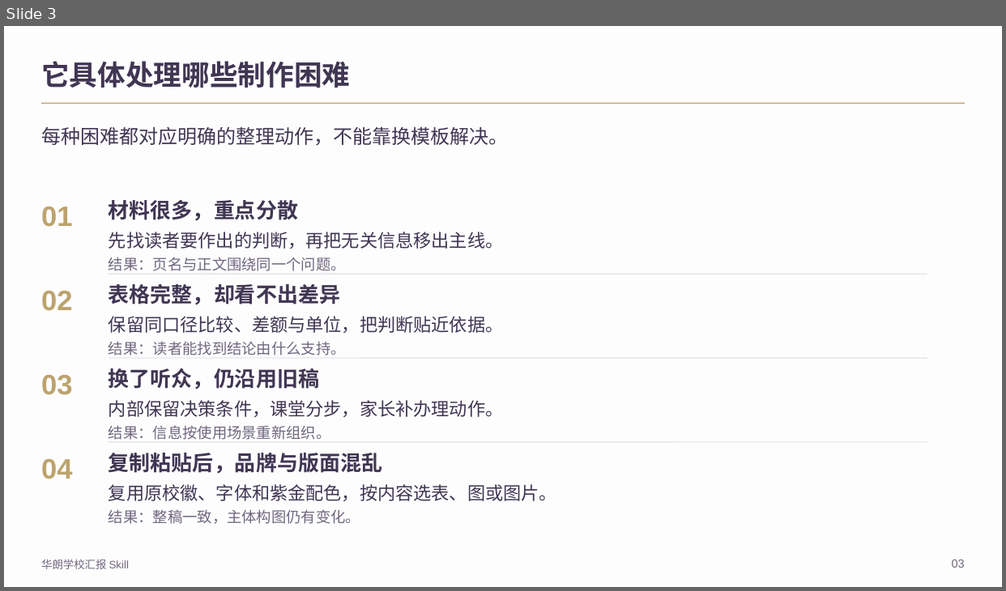
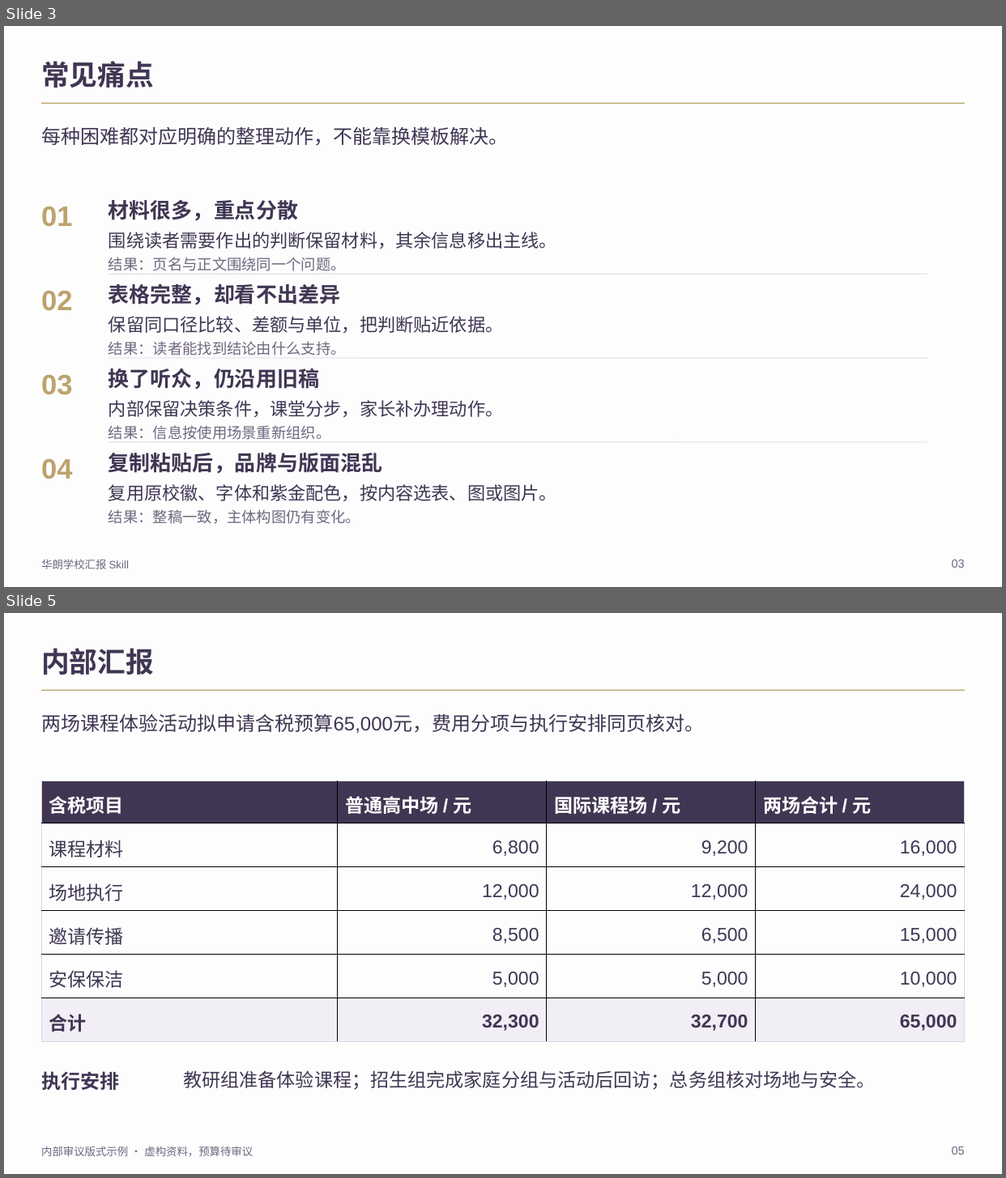
Before and after one commit to 2503668375-boop/hualang-ppt-skill, a slide deck: demo/hualang-skill-introduction.pptx. Shown one above the other, each under a label of ours: slide 3 before the commit, slides 3 and 5 after it; the slides between them are not shown. The pictures are 1006x591 and 1006x1178 pixels, drawn with LibreOffice and Linux fonts; fonts in the diff are those of the drawing; background and template pictures are left out. Boxes give left, top, right and bottom in pixels: in the first picture for what was removed or moved away, otherwise in the second. Text is boxed around its words. In the diff, an @@ line names an element or a change of style, - is before the commit and + after.

```diff
--- a/demo/hualang-skill-introduction.pptx
+++ b/demo/hualang-skill-introduction.pptx
@@ slide 5 added at box(4, 613, 1002, 1174), background #FDFDFE; not listed: 1 template element that a slide beside it also shows @@
@@ text added at box(41, 648, 154, 675), 27 pt, text #403653, bold @@
+内部汇报
@@ text added at box(41, 714, 704, 733), 18.8 pt, text #403653 @@
+两场课程体验活动拟申请含税预算65,000元，费用分项与执行安排同页核对。
@@ table added at box(41, 781, 965, 1042), 6 rows, 4 columns @@
+含税项目 | 普通高中场 / 元 | 国际课程场 / 元 | 两场合计 / 元
+课程材料 | 6,800 | 9,200 | 16,000
+场地执行 | 12,000 | 12,000 | 24,000
+邀请传播 | 8,500 | 6,500 | 15,000
+安保保洁 | 5,000 | 5,000 | 10,000
+合计 | 32,300 | 32,700 | 65,000
@@ text added at box(41, 1071, 119, 1090), 18.8 pt, text #403653, bold @@
+执行安排
@@ text added at box(183, 1071, 876, 1090), 18 pt, text #403653 @@
+教研组准备体验课程；招生组完成家庭分组与活动后回访；总务组核对场地与安全。
@@ text added at box(41, 1147, 253, 1157), 10.5 pt, text #70677F @@
+内部审议版式示例 · 虚构资料，预算待审议
@@ text added at box(952, 1147, 965, 1155), 11.2 pt, text #70677F @@
+05
@@ slide 3 changed as well @@
@@ text at box(41, 61, 154, 88): text changed @@
-它具体处理哪些制作困难
+常见痛点
@@ text at box(108, 232, 557, 249): text changed @@
-先找读者要作出的判断，再把无关信息移出主线。
+围绕读者需要作出的判断保留材料，其余信息移出主线。
```
Also in this commit, not shown: 7 other slides changed, 4 other slides added, 5 slides removed, 26 other files.
